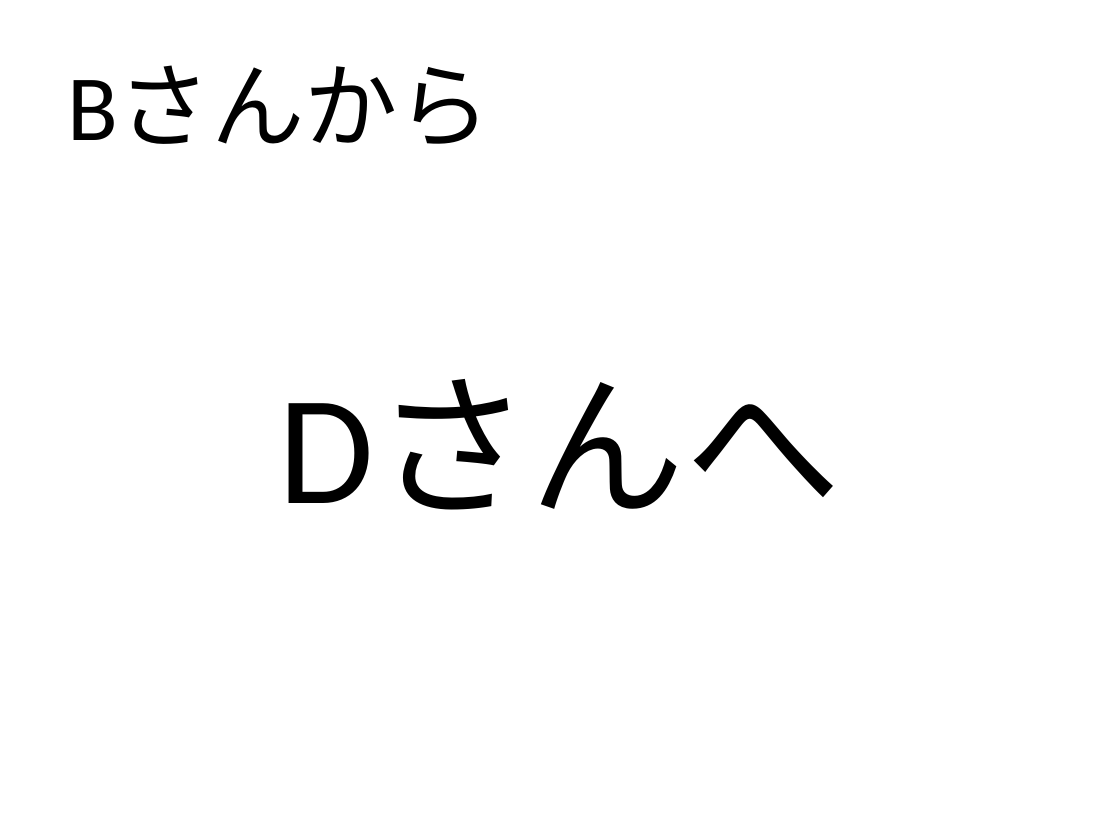
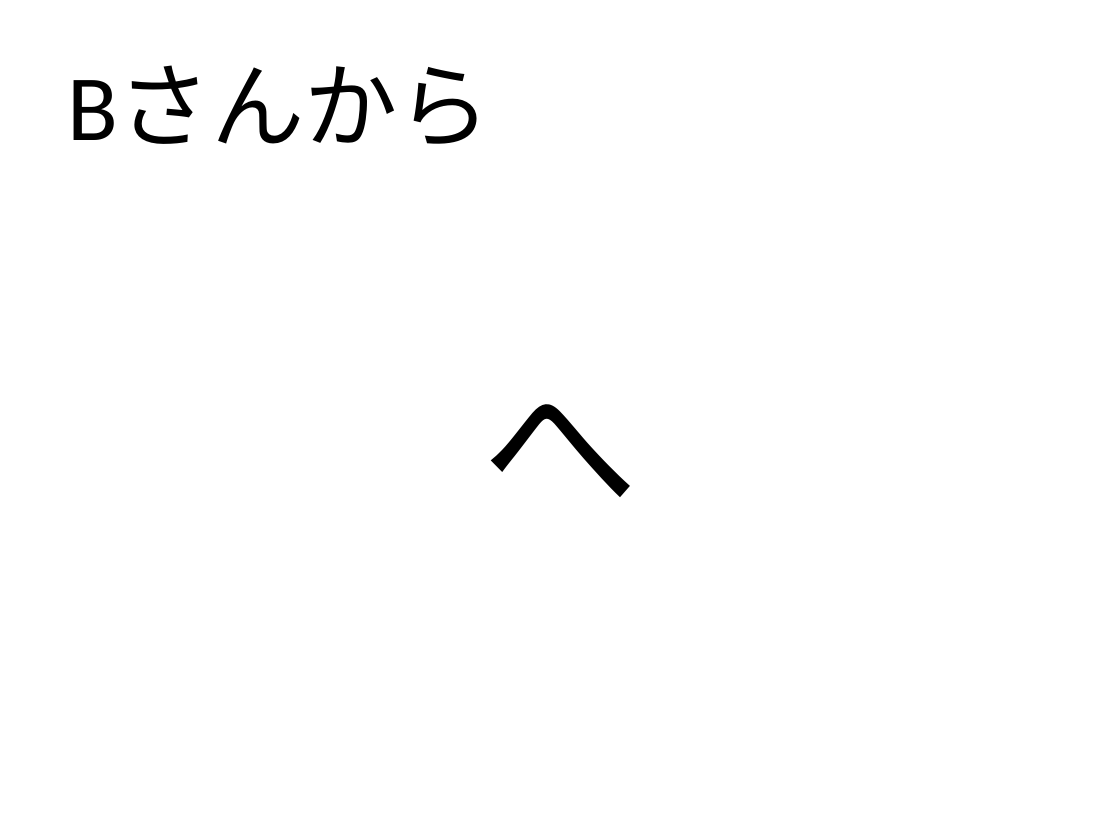
Before and after one commit to furaga/GiftExchange, a slide deck: slide 10 of GiftExchange.ppt (slide 4 before the commit). Drawn at 1120x840 pixels with LibreOffice and Linux fonts; fonts in the diff are those of the drawing. Boxes give left, top, right and bottom in pixels: in the first picture for what was removed or moved away, otherwise in the second. Text is boxed around its words. In the diff, an @@ line names an element or a change of style, - is before the commit and + after.

```diff
--- a/GiftExchange.ppt
+++ b/GiftExchange.ppt
@@ text at box(482, 404, 638, 497): text changed @@
-Dさんへ
+へ
```
Also in this commit, not shown: 5 other slides changed, 5 slides added, 3 slides removed, 1 other file.
